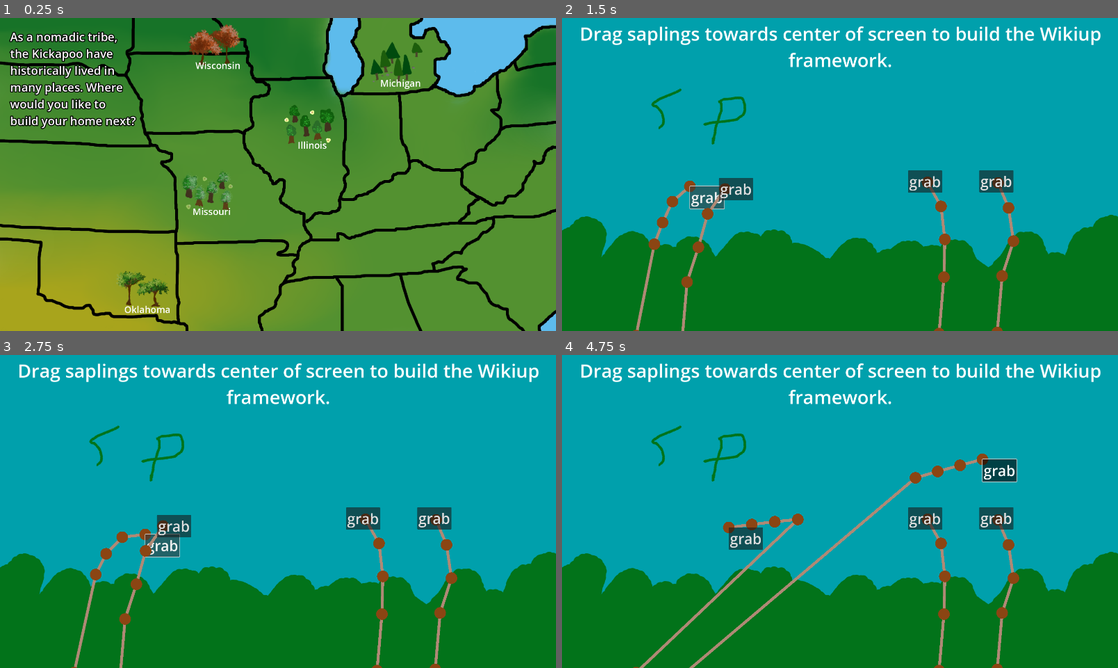
Above: before the commit, frames 1-4 (two rows, left to right).
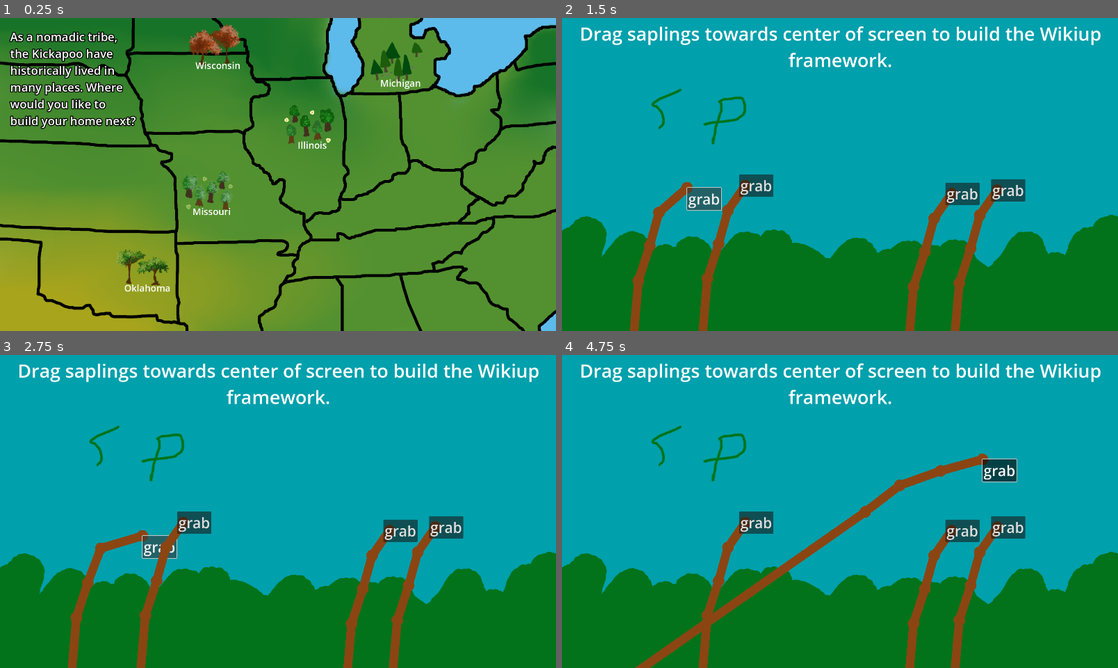
Above: after the commit, the same moments.

Repository: jadicodes/usitcc-hackathon-2025
Game: Godot game, scene res://game.tscn
Same seed, same stepped clock (60 frames per second), same inputs: the game is played once before the commit and once after it. The engine's default icon, where the game draws it, is replaced by a stand-in: a white triangle on a blue panel in a dark square.
Inputs (mouse positions are in pixels of both pictures, inside the frame that each line leads up to):
- Up to frame 1 (0.25 s): no input
- Up to frame 2 (1.5 s): click "Missouri" at 0.5 s; click "grab" at 1.25 s
- Up to frame 3 (2.75 s): click "grab" at 2 s
- Up to frame 4 (4.75 s): click "grab" at 2.75 s; tap Enter at 3.5 s; move the mouse to (962, 495) at 3.52 s; click (962, 495) at 3.67 s; tap Space at 4.25 s; drag from (728, 527) to (984, 458) at 4.27 s

The runs differ from the first frame. In frame 1, 0.9% of the frame differs, in the area x 21-31%, y 74-95%; in frame 2, 6.7%; in frame 3, 6.7%; in frame 4, 7.9%, in the area x 12-84%, y 32-100%.

Commit message:
Make stickbender look more like sticks

Diff:
--- a/project/map/map.tscn
+++ b/project/map/map.tscn
@@ -51,9 +51,9 @@
 [node name="VillageButton4" parent="." instance=ExtResource("2_a0dt8")]
 layout_mode = 0
 offset_left = 401.0
-offset_top = 859.0
+offset_top = 785.0
 offset_right = 501.0
-offset_bottom = 959.0
+offset_bottom = 885.0
 village = ExtResource("6_5jdw0")
 
 [node name="VillageButton5" parent="." instance=ExtResource("2_a0dt8")]
--- a/project/minigames/stickbending/stick.gd
+++ b/project/minigames/stickbending/stick.gd
@@ -1,7 +1,7 @@
 extends Line2D
 
-@export var num_segments: int = 4
-@export var segment_length: int = 80
+@export var num_segments: int = 8
+@export var segment_length: int = 150
 var grabbed : bool
 
 
--- a/project/minigames/stickbending/stickbending.gd
+++ b/project/minigames/stickbending/stickbending.gd
@@ -7,7 +7,6 @@
 
 func _on_area_2d_area_entered(_area: Area2D) -> void:
 	total_sticks_in_area += 1
-	print(total_sticks_in_area)
 	if total_sticks_in_area == 4:
 		emit_signal("succeeded")
 
--- a/project/minigames/stickbending/stickbending.tscn
+++ b/project/minigames/stickbending/stickbending.tscn
@@ -12,12 +12,12 @@
 script = ExtResource("1_t6a5i")
 
 [node name="Stick" type="Line2D" parent="."]
-position = Vector2(335, 698)
+position = Vector2(326, 703)
 points = PackedVector2Array(62, -127, 2, -41, -30, 74, -69, 194, -86, 389)
-default_color = Color(0.685742, 0.536419, 0.459867, 1)
+width = 30.0
+default_color = Color(0.545, 0.271, 0.075, 1)
 joint_mode = 2
 script = ExtResource("1_gd2ky")
-num_segments = 3
 
 [node name="Button" type="Button" parent="Stick"]
 offset_left = 41.0
@@ -34,12 +34,12 @@
 shape = SubResource("CircleShape2D_t6a5i")
 
 [node name="Stick2" type="Line2D" parent="."]
-position = Vector2(494, 708)
+position = Vector2(564, 696)
 points = PackedVector2Array(62, -127, 2, -41, -30, 74, -69, 194, -86, 389)
-default_color = Color(0.685742, 0.536419, 0.459867, 1)
+width = 30.0
+default_color = Color(0.545, 0.271, 0.075, 1)
 joint_mode = 2
 script = ExtResource("1_gd2ky")
-num_segments = 3
 
 [node name="Button" type="Button" parent="Stick2"]
 offset_left = 41.0
@@ -56,47 +56,47 @@
 shape = SubResource("CircleShape2D_t6a5i")
 
 [node name="Stick3" type="Line2D" parent="."]
-position = Vector2(1381, 691)
-points = PackedVector2Array(-126, -133, -79, -50, -66, 64, -69, 194, -86, 389)
-default_color = Color(0.685742, 0.536419, 0.459867, 1)
+position = Vector2(1276, 724)
+points = PackedVector2Array(62, -127, 2, -41, -30, 74, -69, 194, -86, 389)
+width = 30.0
+default_color = Color(0.545, 0.271, 0.075, 1)
 joint_mode = 2
 script = ExtResource("1_gd2ky")
-num_segments = 3
 
 [node name="Button" type="Button" parent="Stick3"]
-offset_left = -193.0
-offset_top = -174.0
-offset_right = -75.0
-offset_bottom = -97.0
+offset_left = 41.0
+offset_top = -165.0
+offset_right = 80.0
+offset_bottom = -88.0
 theme_override_font_sizes/font_size = 50
 text = "grab"
 
 [node name="SuccessDetector" type="Area2D" parent="Stick3"]
 
 [node name="CollisionShape2D" type="CollisionShape2D" parent="Stick3/SuccessDetector"]
-position = Vector2(-132, -131)
+position = Vector2(69, -127)
 shape = SubResource("CircleShape2D_t6a5i")
 
 [node name="Stick4" type="Line2D" parent="."]
-position = Vector2(1582, 687)
-points = PackedVector2Array(-83, -127, -47, -41, -30, 74, -69, 194, -86, 389)
-default_color = Color(0.685742, 0.536419, 0.459867, 1)
+position = Vector2(1434, 712)
+points = PackedVector2Array(62, -127, 2, -41, -30, 74, -69, 194, -86, 389)
+width = 30.0
+default_color = Color(0.545, 0.271, 0.075, 1)
 joint_mode = 2
 script = ExtResource("1_gd2ky")
-num_segments = 3
 
 [node name="Button" type="Button" parent="Stick4"]
-offset_left = -148.0
-offset_top = -171.0
-offset_right = -30.0
-offset_bottom = -94.0
+offset_left = 41.0
+offset_top = -165.0
+offset_right = 80.0
+offset_bottom = -88.0
 theme_override_font_sizes/font_size = 50
 text = "grab"
 
 [node name="SuccessDetector" type="Area2D" parent="Stick4"]
 
 [node name="CollisionShape2D" type="CollisionShape2D" parent="Stick4/SuccessDetector"]
-position = Vector2(-98, -125)
+position = Vector2(69, -127)
 shape = SubResource("CircleShape2D_t6a5i")
 
 [node name="Area2D" type="Area2D" parent="."]
